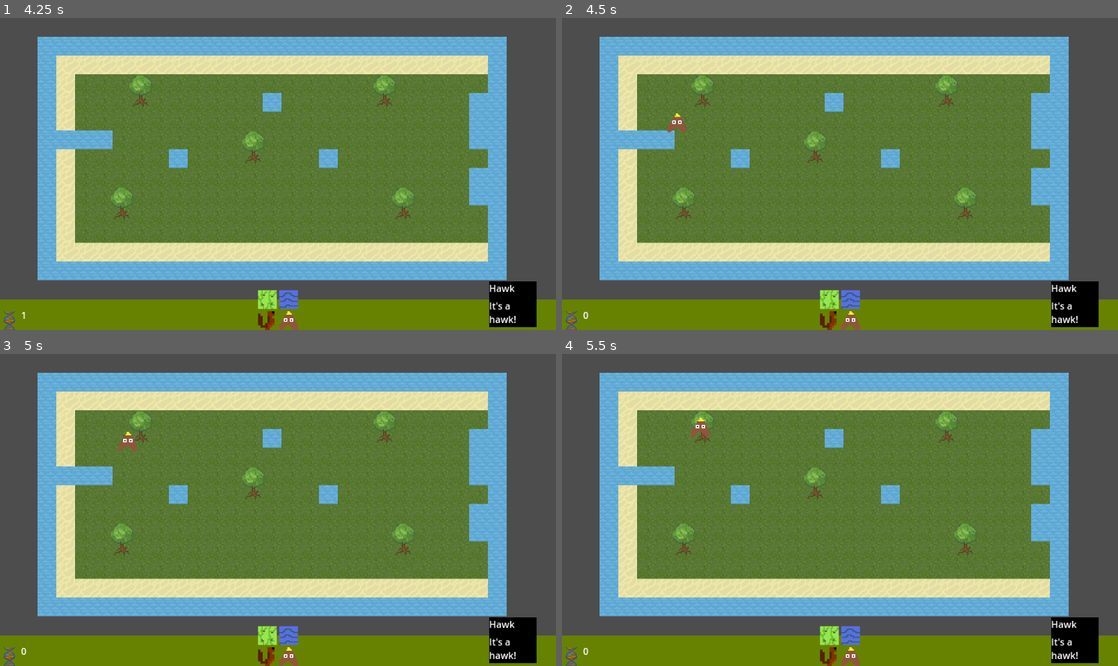
Above: before the commit, frames 1-4 (two rows, left to right).
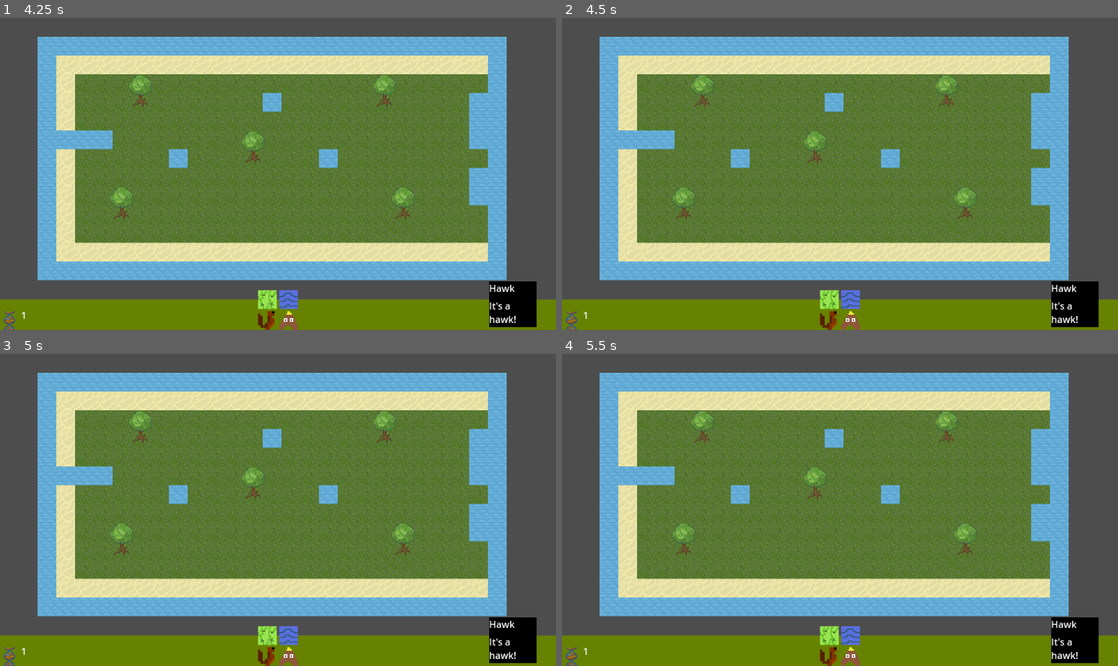
Above: after the commit, the same moments.

Repository: zliebowitz/ld56
Game: Godot game, scene res://Assets/Scripts/title_screen.tscn
Same seed, same stepped clock (60 frames per second), same inputs: the game is played once before the commit and once after it.
Inputs (mouse positions are in pixels of both pictures, inside the frame that each line leads up to):
- Up to frame 1 (4.25 s): tap Enter at 0.5, 2, 3.5 s; move the mouse to (400, 158) at 0.52 s; click (400, 158) at 0.6 s; tap Space at 1.25, 2.75 s; move the mouse to (266, 298) at 1.27 s; click (266, 298) at 1.35 s; move the mouse to (289, 298) at 2.02 s; click (289, 298) at 2.1 s; move the mouse to (266, 320) at 2.77 s; click (266, 320) at 2.85 s; move the mouse to (289, 320) at 3.52 s; click (289, 320) at 3.6 s
- Up to frame 2 (4.5 s): tap Space at 4.25 s; move the mouse to (673, 127) at 4.27 s; click (673, 127) at 4.35 s
- Up to frame 3 (5 s): no input
- Up to frame 4 (5.5 s): move the mouse to (867, 510) at 5.02 s; click (867, 510) at 5.1 s

Frame 1 is identical in both runs. In frame 2, 0.1% of the frame differs, in the area x 3-23%, y 30-97%; in frame 3, 0.1%; in frame 4, 0.1%.

Commit message:
adding ability for things to cost different amounts.

Diff:
--- a/Assets/Scripts/UI.gd
+++ b/Assets/Scripts/UI.gd
@@ -17,7 +17,7 @@
 	$Description.visible = true
 
 func _on_animal_selected(animal_name: String, animal_resource: PackedScene, descriptor: String, animal_parent: Node) -> void:
-	tilemap.select_animal(animal_resource, animal_parent)
+	tilemap.select_animal(animal_name, animal_resource, animal_parent)
 	$Description/TileName.text = animal_name
 	$Description/TileDescription.text = descriptor
 	$Description.visible = true
--- /dev/null
+++ b/Assets/Scripts/animal_definitions.gd
@@ -0,0 +1,22 @@
+class_name AnimalDefinition
+
+static var ids = {
+	0: "Squirrel",
+	1: "Hawk",
+	2: "Fox",
+	3: "Alligator"
+}
+
+static var cost = {
+	"Squirrel": 1,
+	"Hawk": 2,
+	"Fox": 3,
+	"Alligator": 5
+}
+
+static var cost_scale = {
+	"Squirrel": 1.1,
+	"Hawk": 1.1,
+	"Fox": 1.1,
+	"Alligator": 1.1
+}
--- a/Assets/Scripts/tilemap.gd
+++ b/Assets/Scripts/tilemap.gd
@@ -55,8 +55,9 @@
 			tile_placed_count += 1
 		elif is_placing_animal:
 			var animal: Animal = animal_resource.instantiate()
-			# check cost here
-			var current_cost: int = animal.cost * pow(animal.cost_scaling, animal_parent.get_child_count())
+			var animal_base_cost = AnimalDefinition.cost[animal_name]
+			var animal_cost_scale = AnimalDefinition.cost_scale[animal_name]
+			var current_cost: int = animal_base_cost * pow(animal_cost_scale, animal_parent.get_child_count())
 			if current_cost > main.dna:
 				animal.free()
 				return
@@ -80,11 +81,12 @@
 	is_placing_animal = false
 
 
-func select_animal(resource: PackedScene, parent: Node) -> void:
-	animal_resource = resource
-	animal_parent = parent
-	is_placing_tile = false
-	is_placing_animal = true
+func select_animal(animal_name: String, resource: PackedScene, parent: Node) -> void:
+	self.animal_resource = resource
+	self.animal_parent = parent
+	self.animal_name = animal_name
+	self.is_placing_tile = false
+	self.is_placing_animal = true
 
 
 
